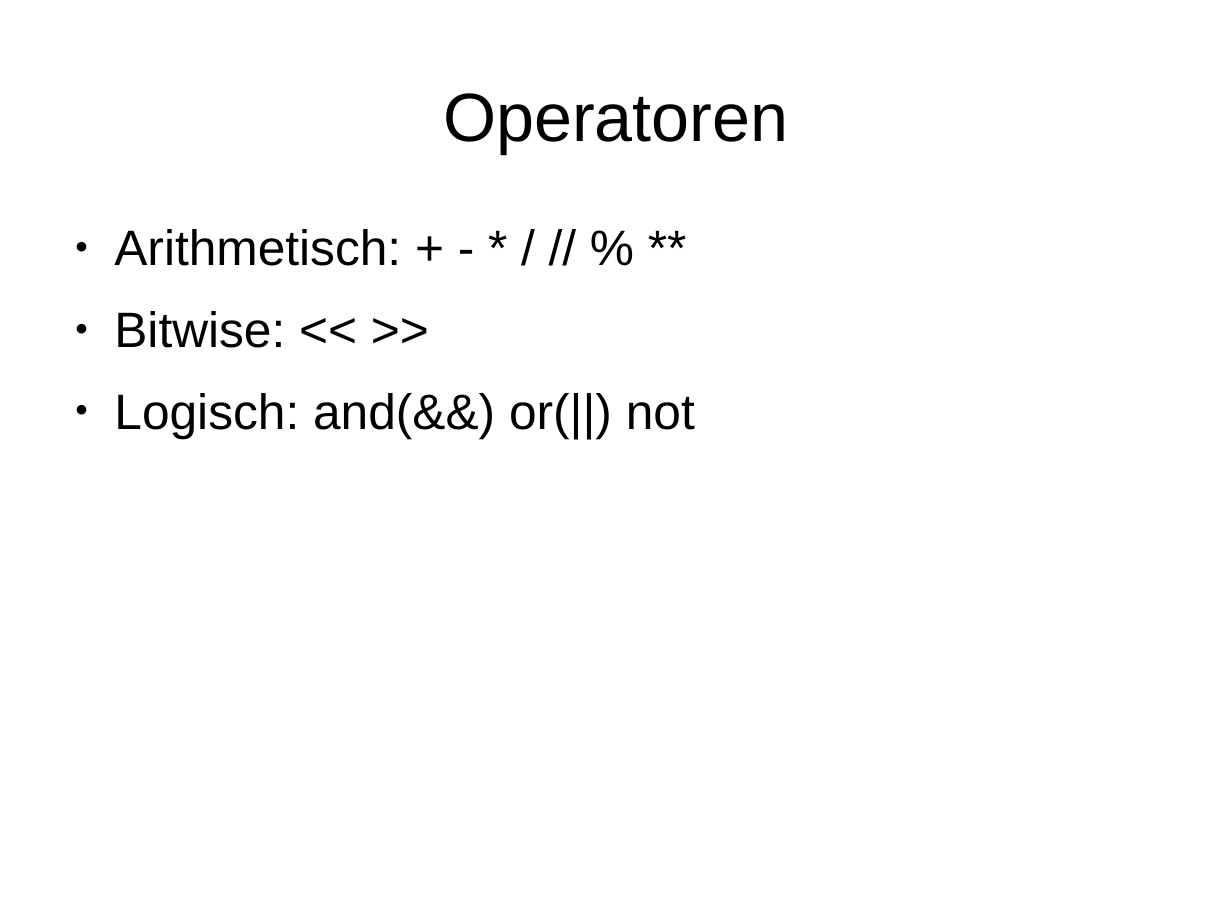
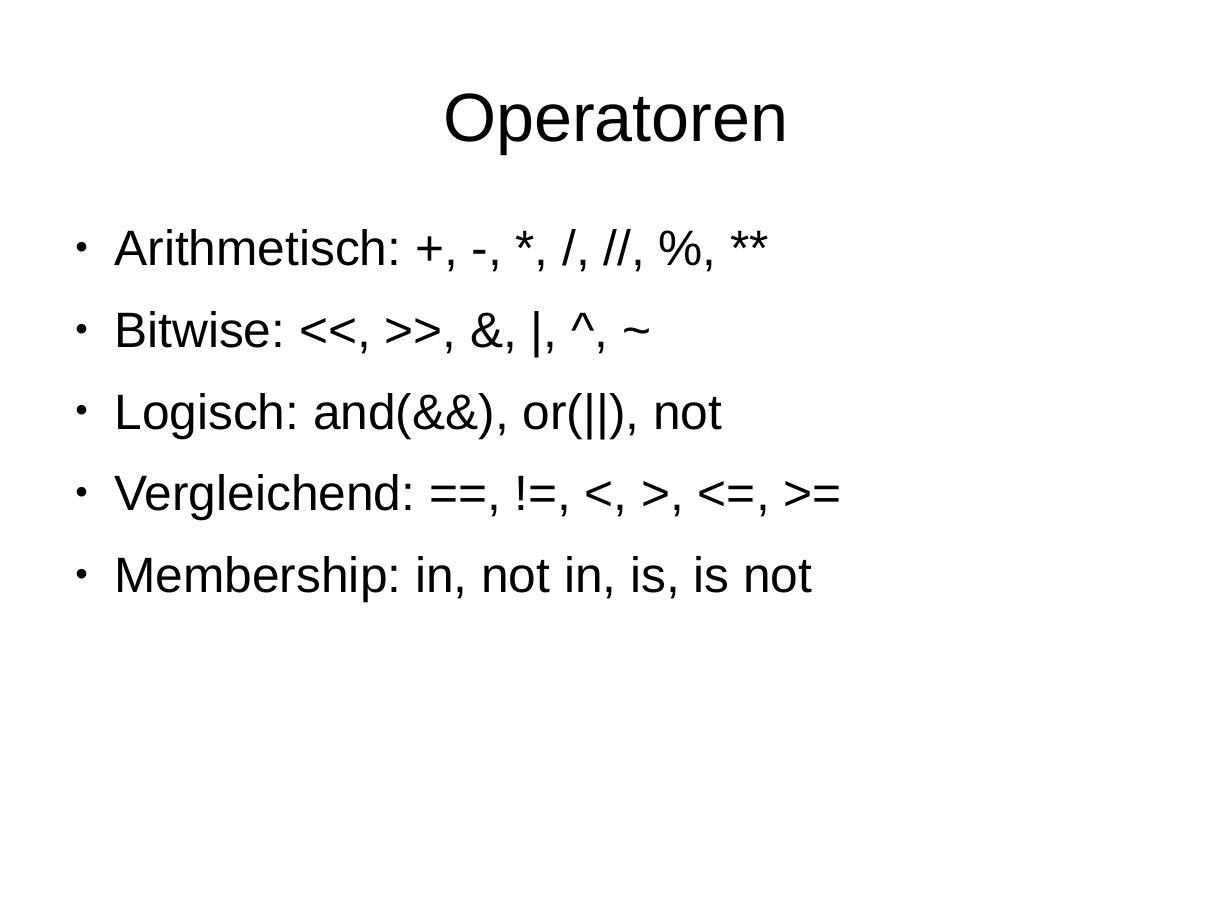
Before and after one commit to dbt0210/PythonPlayground, a slide deck: slide 10 of dropbox/vortrag.odp. Drawn at 1232x924 pixels with LibreOffice and Linux fonts; fonts in the diff are those of the drawing. Boxes give left, top, right and bottom in pixels: in the first picture for what was removed or moved away, otherwise in the second. Text is boxed around its words. In the diff, an @@ line names an element or a change of style, - is before the commit and + after.

```diff
--- a/dropbox/vortrag.odp
+++ b/dropbox/vortrag.odp
@@ text at (114, 229, 812, 601): text changed @@
-● Arithmetisch: + - * / // % **
-● Bitwise: << >>
-● Logisch: and(&&) or(||) not
+● Arithmetisch: +, -, *, /, //, %, **
+● Bitwise: <<, >>, &, |, ^, ~
+● Logisch: and(&&), or(||), not
+● Vergleichend: ==, !=, <, >, <=, >=
+● Membership: in, not in, is, is not
```
Also in this commit, not shown: 2 other slides changed, 4 slides added, 1 slide removed, 4 other files.
